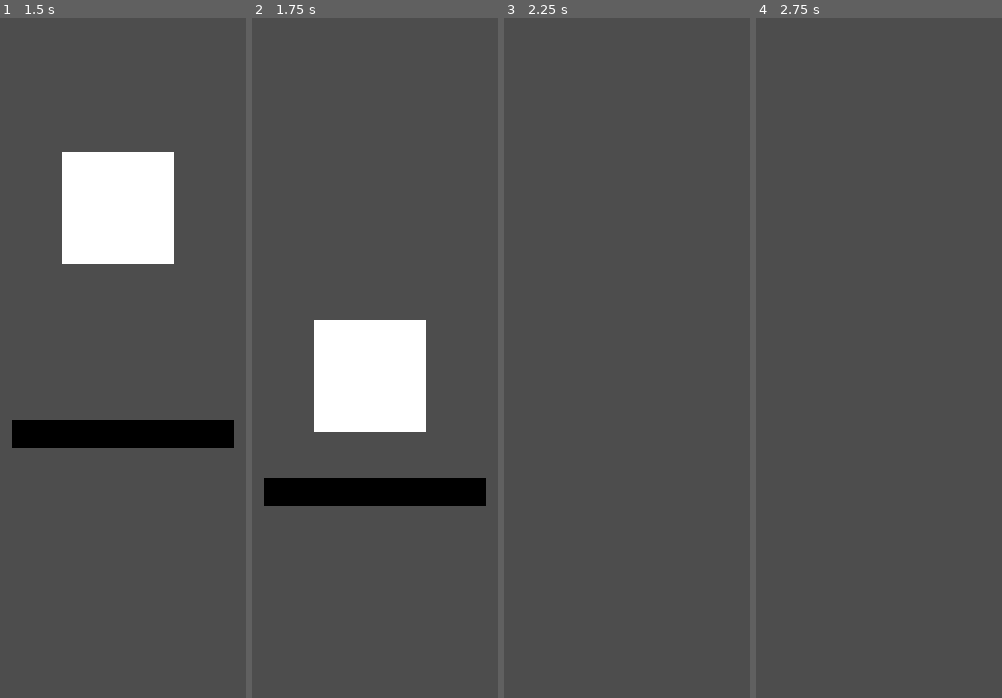
Above: before the commit, frames 1-4 (left to right).
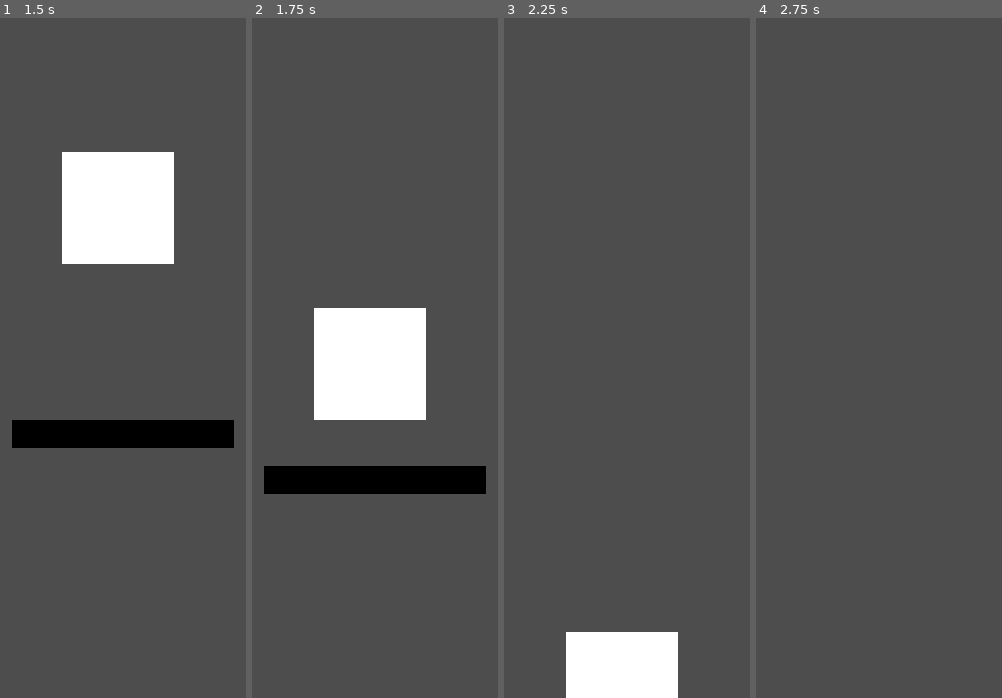
Above: after the commit, the same moments.

Repository: CD1FOX/90-day-beginner-project-challenge
Game: Godot game, scene res://Day 11 - 20/day_16.tscn
The game is run twice, just before and just after one commit, with the same random seed, the same clock (stepped at 60 frames per second) and the same inputs. The project has no main scene, so this scene is started directly.
Inputs (mouse positions are in pixels of both pictures, inside the frame that each line leads up to):
- Up to frame 1 (1.5 s): move the mouse to (outside the picture) at 0.52 s; hold Right (ui_right) from 0.53 s (still down); tap Space (jump) at 0.77 s; move the mouse to (outside the picture) at 1.27 s
- Up to frame 2 (1.75 s): keep holding Right (ui_right); tap Space (jump) at 1.52 s
- Up to frame 3 (2.25 s): move the mouse to (outside the picture) at 2.02 s; release Right (ui_right) at 2.03 s; hold Left (ui_left) from 2.03 s (still down)
- Up to frame 4 (2.75 s): keep holding Left (ui_left)

Frame 1 is identical in both runs. In frame 2, 4.8% of the frame differs, in the area x 4-96%, y 42-72%; in frame 3, 4.4%; in frame 4, nothing differs.

Commit message:
Update Day17
feat(day_17): Make an object follow the mouse cursor.

Diff:
--- a/Day 11 - 20/Script/day_16.gd
+++ b/Day 11 - 20/Script/day_16.gd
@@ -5,7 +5,6 @@
 	if body.name == "Player":
 		await get_tree().create_timer(1).timeout
 		var tween = create_tween()
-		tween.tween_property(self, "position", Vector2.DOWN * 1000, 2)
+		tween.tween_property(self, "position", Vector2.DOWN * 800, 2)
 		await tween.finished
-
 		$Platform.queue_free()
--- /dev/null
+++ b/Day 11 - 20/Script/day_17.gd
@@ -0,0 +1,7 @@
+extends CharacterBody2D
+
+var follow_speed : float = 5.0
+
+func _physics_process(delta: float) -> void:
+	var target = get_global_mouse_position()
+	position = position.lerp(target, follow_speed * delta)
--- /dev/null
+++ b/Day 11 - 20/day_17.tscn
@@ -0,0 +1,21 @@
+[gd_scene load_steps=3 format=3 uid="uid://b3r02avnl80va"]
+
+[ext_resource type="Script" uid="uid://yaptytqfx74n" path="res://Day 11 - 20/Script/day_17.gd" id="1_uywxr"]
+
+[sub_resource type="RectangleShape2D" id="RectangleShape2D_62s61"]
+size = Vector2(40, 40)
+
+[node name="Day17" type="CharacterBody2D"]
+position = Vector2(420, 170)
+script = ExtResource("1_uywxr")
+
+[node name="ColorRect" type="ColorRect" parent="."]
+offset_left = -20.0
+offset_top = -20.0
+offset_right = 20.0
+offset_bottom = 20.0
+metadata/_edit_lock_ = true
+
+[node name="CollisionShape2D" type="CollisionShape2D" parent="."]
+shape = SubResource("RectangleShape2D_62s61")
+metadata/_edit_lock_ = true
Not shown, added: Day 11 - 20/Script/day_17.gd.uid
